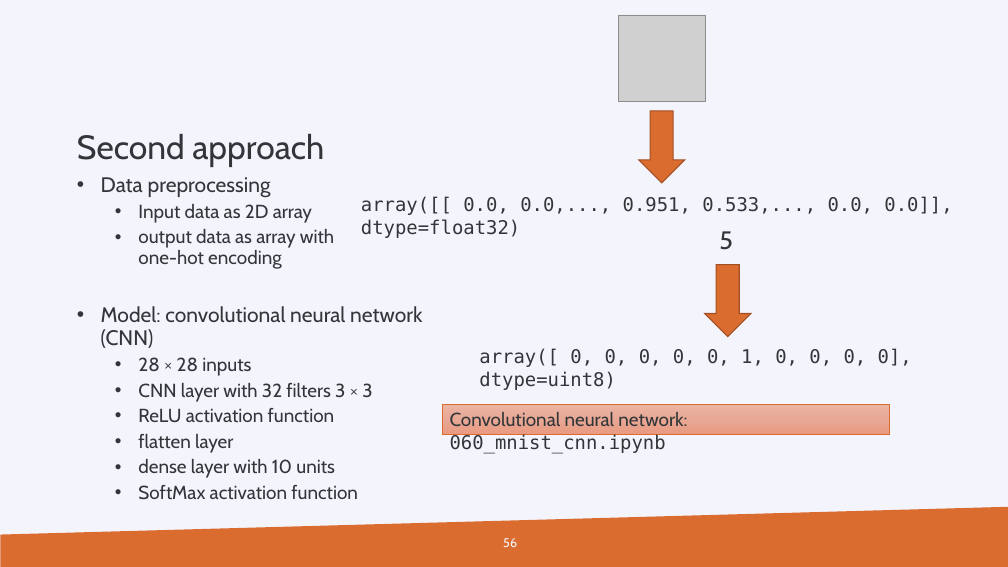
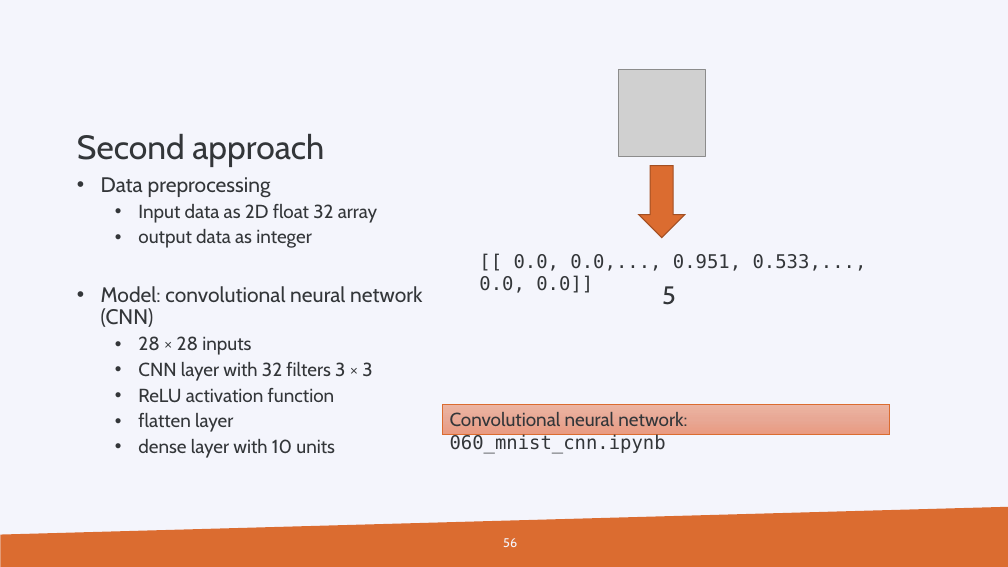
Before and after one commit to gjbex/Machine-learning-with-Python, a slide deck: slide 56 of machine_learning_with_python.pptx. Drawn at 1008x567 pixels with LibreOffice and Linux fonts; fonts in the diff are those of the drawing; grey boxes stand for pictures; background and template pictures are left out. Boxes give left, top, right and bottom in pixels: in the first picture for what was removed or moved away, otherwise in the second. Text is boxed around its words. In the diff, an @@ line names an element or a change of style, - is before the commit and + after.

```diff
--- a/machine_learning_with_python.pptx
+++ b/machine_learning_with_python.pptx
@@ picture: place and size @@
-picture at bbox=[619, 15, 706, 101]
+picture at bbox=[619, 70, 706, 156]
@@ text at bbox=[101, 177, 422, 458]: paragraph removed @@
-  • SoftMax activation function
@@ down arrow: place and size @@
-down arrow at bbox=[639, 111, 685, 183]
+down arrow at bbox=[639, 166, 685, 237]
@@ text at bbox=[138, 204, 377, 248]: text changed @@
-  • Input data as 2D array
-  • output data as array with
-    one-hot encoding
+  • Input data as 2D float 32 array
+  • output data as integer
@@ text at bbox=[479, 254, 867, 293]: text changed @@
-array([[ 0.0, 0.0,..., 0.951, 0.533,..., 0.0, 0.0]], dtype=float32)
+[[ 0.0, 0.0,..., 0.951, 0.533,..., 0.0, 0.0]]
@@ down arrow removed at bbox=[705, 265, 751, 337] @@
@@ text "5": place and size @@
-text "5" at bbox=[719, 231, 733, 250]
+text "5" at bbox=[662, 286, 676, 305]
@@ text removed at bbox=[479, 348, 912, 390] @@
-array([ 0, 0, 0, 0, 0, 1, 0, 0, 0, 0], dtype=uint8)
```
Also in this commit, not shown: 4 other slides changed, 1 slide added, 17 other files.
